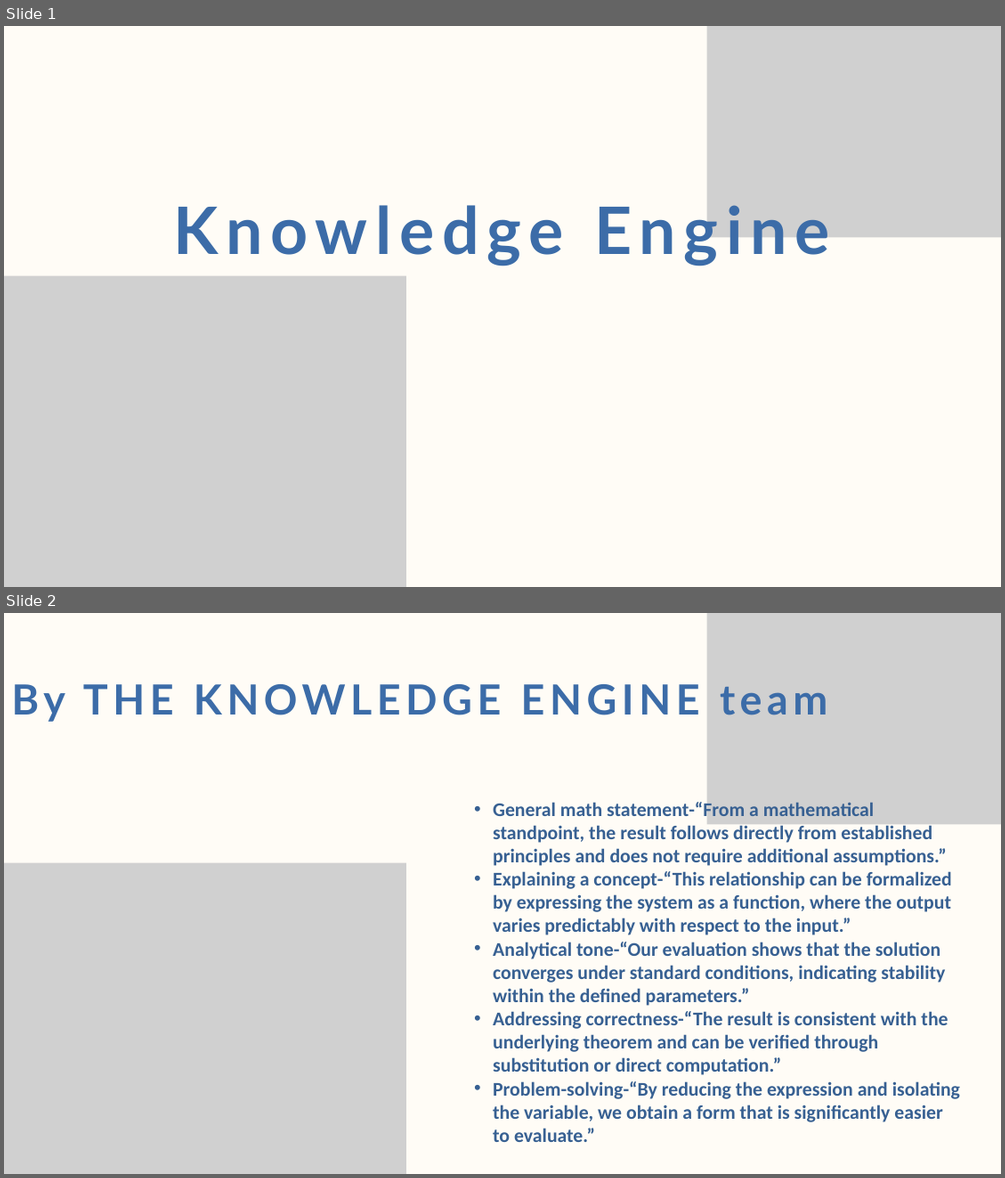
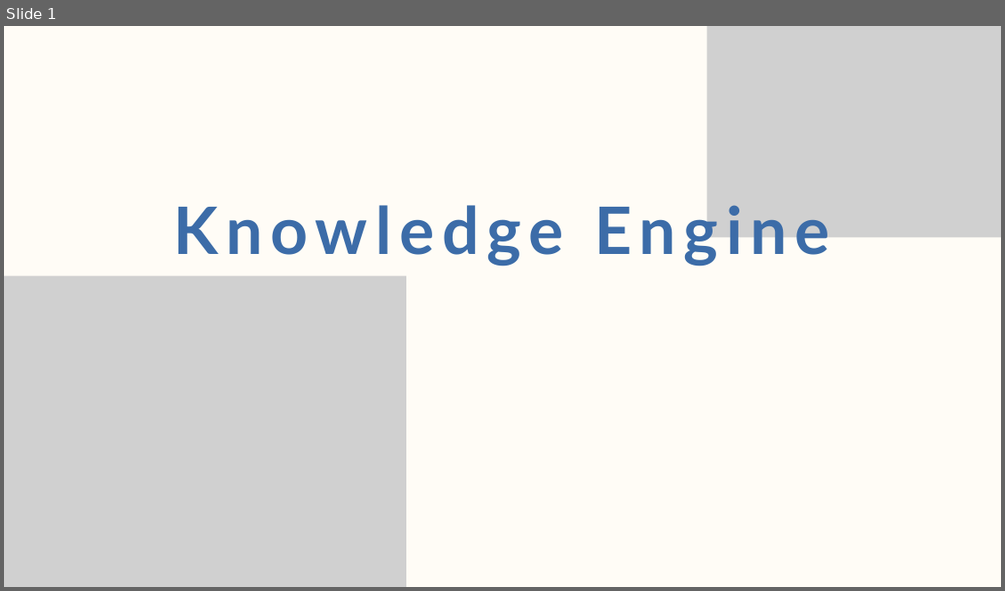
Before and after one commit to DimitarNyagalov/Knowledge-Engine, a slide deck: KnowedgeEngine-presentation.pptx. Shown one above the other, each under a label of ours: slides 1 and 2 before the commit, slide 1 after it. The pictures are 1005x1178 and 1005x591 pixels, drawn with LibreOffice and Linux fonts; fonts in the diff are those of the drawing; grey boxes stand for pictures. Boxes give left, top, right and bottom in pixels: in the first picture for what was removed or moved away, otherwise in the second. Text is boxed around its words. In the diff, an @@ line names an element or a change of style, - is before the commit and + after.

```diff
--- a/KnowedgeEngine-presentation.pptx
+++ b/KnowedgeEngine-presentation.pptx
@@ slide 2 removed at box(4, 613, 1001, 1174), background #FFFCF6 @@
@@ picture removed at box(707, 613, 1001, 824) @@
@@ text removed at box(12, 684, 827, 722) @@
-By THE KNOWLEDGE ENGINE team
@@ text removed at box(493, 802, 960, 1142) @@
-• General math statement-“From a mathematical standpoint, the result follows directly from established principles and does not require additional assumptions.”
-• Explaining a concept-“This relationship can be formalized by expressing the system as a function, where the output varies predictably with respect to the input.”
-• Analytical tone-“Our evaluation shows that the solution converges under standard conditions, indicating stability within the defined parameters.”
-• Addressing correctness-“The result is consistent with the underlying theorem and can be verified through substitution or direct computation.”
-• Problem-solving-“By reducing the expression and isolating the variable, we obtain a form that is significantly easier to evaluate.”
@@ picture removed at box(4, 863, 406, 1174) @@
```
Also in this commit, not shown: 2 slides changed, 1 slide added.
